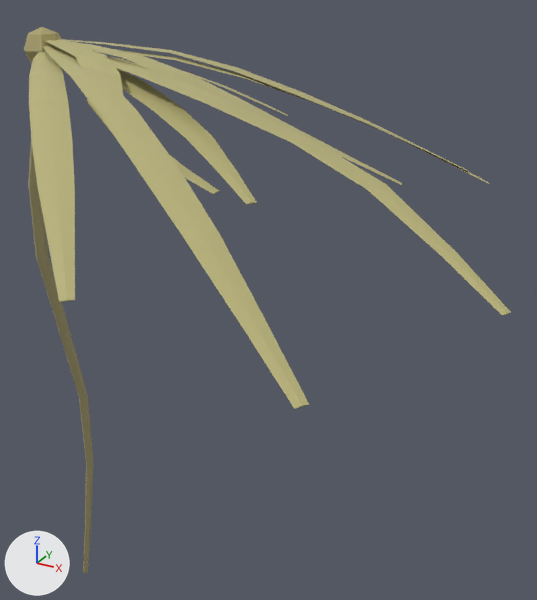
Before and after pictures for a commit that changed the glTF model public/models/bull_kelp.glb.
Camera for both pictures: a 50 mm camera at (5.09, -4.83, 6.38) aimed at (2.28, 0.28, 3.83). Arrows for +X, +Y and +Z are at lower left; the lights stay in place. The picture after the commit comes second. Vertices at exactly the same position are counted once.

The first picture shows 'bull_kelp'.
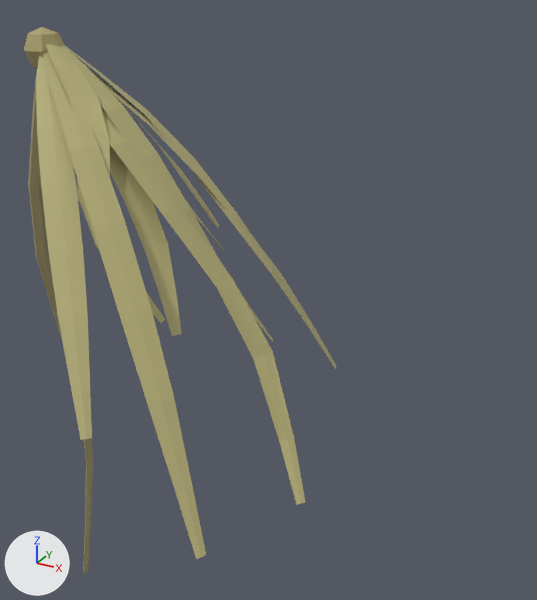
What differs and where, as boxes (x1, y1, x2, y2) in the pictures (537 x 600 px; the box of a moved part takes in the faces that stretch with it):
'bull_kelp', reshaped (36% narrower): before (24, 27, 511, 573); after (24, 27, 336, 573)
part 1 of me_bull_kelp, moved or reshaped: before (29, 52, 75, 302); after (36, 56, 92, 440)
part 2 of me_bull_kelp, moved or reshaped: before (43, 39, 511, 409); after (43, 43, 336, 559)

The change, as a diff of the scene's bpy script:
```diff
--- a/public/models/bull_kelp.glb.py
+++ b/public/models/bull_kelp.glb.py
@@ me_bull_kelp @@
 # used by ob_bull_kelp; location = (0.0, 0.0, 0.0)
-me_bull_kelp.from_pydata(...)  # 389 vertices, 687 faces; spans x -0.03..4.42, y -2.28..1.91, z 0.0..5.98
+me_bull_kelp.from_pydata(...)  # 389 vertices, 687 faces; spans x -0.03..3.03, y -1.52..1.29, z 0.0..5.98
+# me_bull_kelp part 1: the loose piece of 32 vertices spanning x 0.34..2.52, y -2.28..-0.04, z 4.83..5.81 is multiplied about its middle by the matrix ((0.908, 0.094, 0.342), (0.094, 0.903, -0.353), (-0.396, 0.408, 0.807)), then moved by (-0.37, 0.38, -0.77)
+# me_bull_kelp part 2: 252 of 389 vertices moved; they spanned x 0.42..4.42, y -2.22..1.91, z 4.56..5.86 and now span x 0.39..3.03, y -1.44..1.29, z 2.51..5.72; mean shift (-0.49, -0.03, -0.9); largest move (4.38, -0.73, 4.56) -> (2.98, -0.54, 2.51)
 me_bull_kelp.materials.append(mat_defaultmaterial)
```
